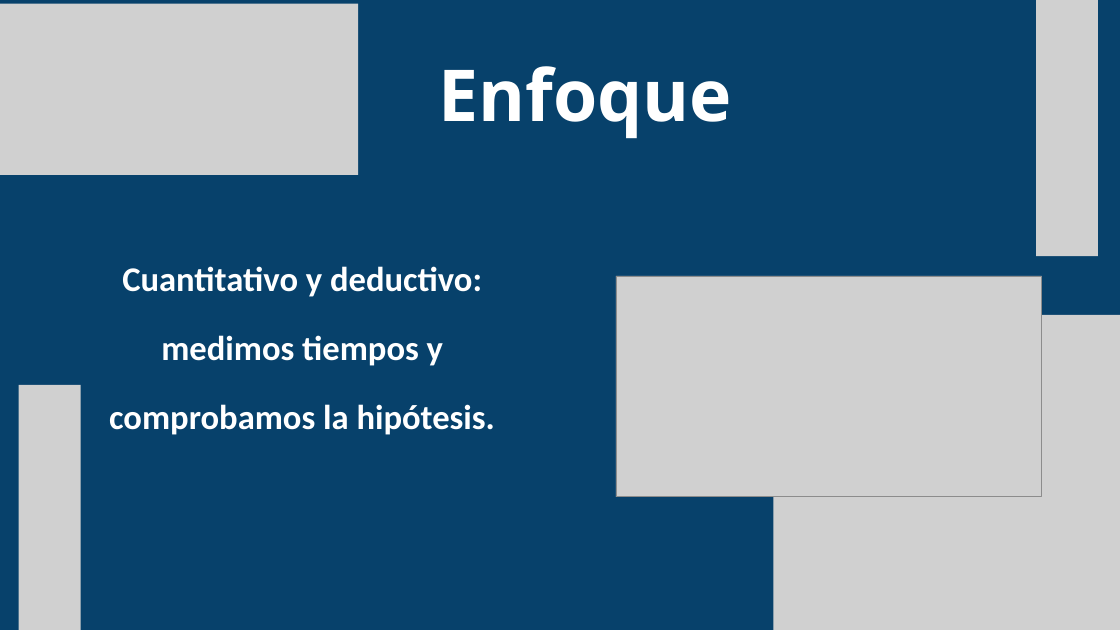
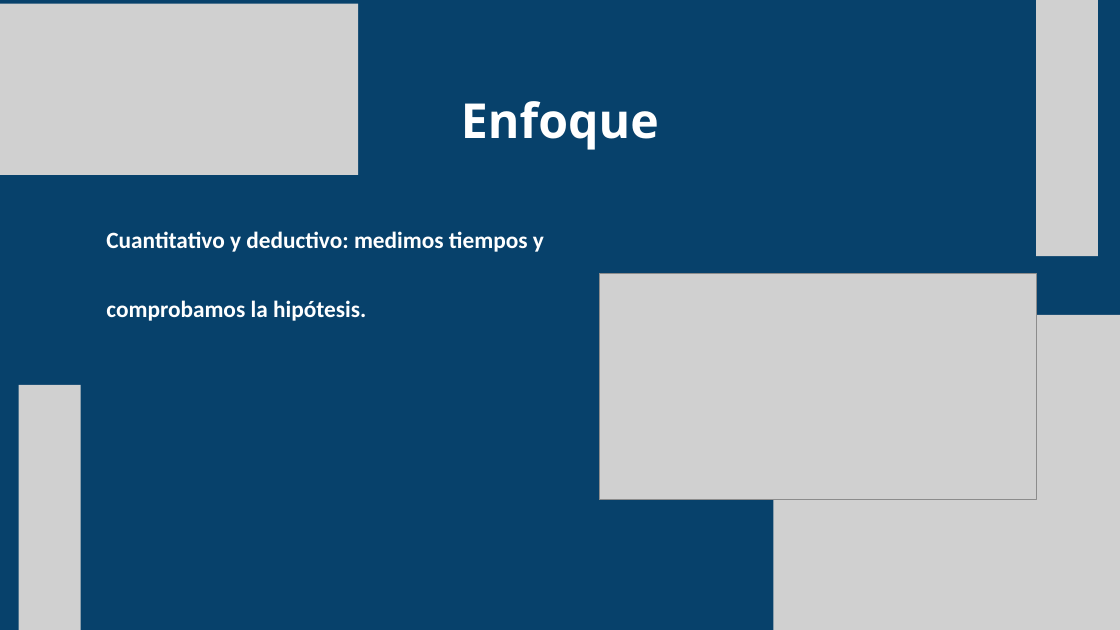
Before and after one commit to ejercitopalomazi9111-arch/mazi-central, a slide deck: slide 13 of fadori/presentacion/Fadori-STEAM.pptx. Drawn at 1120x630 pixels with LibreOffice and Linux fonts; fonts in the diff are those of the drawing; grey boxes stand for pictures. Boxes give left, top, right and bottom in pixels: in the first picture for what was removed or moved away, otherwise in the second. Text is boxed around its words. In the diff, an @@ line names an element or a change of style, - is before the commit and + after.

```diff
--- a/fadori/presentacion/Fadori-STEAM.pptx
+++ b/fadori/presentacion/Fadori-STEAM.pptx
@@ text "Enfoque" moved from (x1=438, y1=66, x2=732, y2=139) to (x1=461, y1=101, x2=659, y2=150) @@
@@ text "Enfoque" at (x1=461, y1=101, x2=659, y2=150): size 92 to 62 pt @@
@@ text "Cuantitativo y deductivo: medimos tiempos ..." moved from (x1=109, y1=266, x2=495, y2=435) to (x1=106, y1=231, x2=544, y2=321) @@
@@ text "Cuantitativo y deductivo: medimos tiempos ..." at (x1=106, y1=231, x2=544, y2=321): size 44.5 to 30 pt; alignment centre to left @@
@@ picture resized from (x1=616, y1=276, x2=1042, y2=497) to (x1=599, y1=273, x2=1036, y2=500) @@
```
Also in this commit, not shown: 18 other slides changed, 5 other files.
